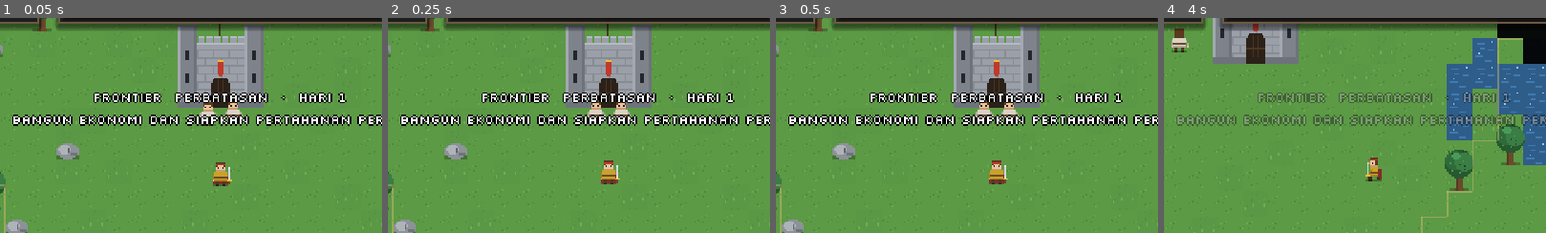
Above: before the commit, frames 1-4 (left to right).
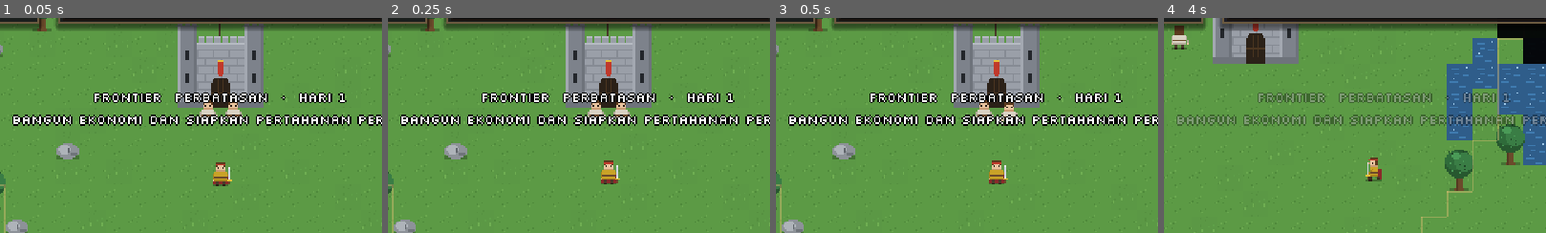
Above: after the commit, the same moments.

Repository: shimleabyte/hold-the-keep
Game: Godot game, scene res://scenes/main.tscn
The game is run twice, just before and just after one commit, with the same random seed, the same clock (stepped at 60 frames per second) and the same inputs.
Inputs (mouse positions are % of the whole screen's width and height, from its top left):
- Up to frame 1 (0.05 s): no input
- Up to frame 2 (0.25 s): no input
- Up to frame 3 (0.5 s): no input
- Up to frame 4 (4 s): tap Enter at 0.5 s; move the mouse to (72, 45) at 0.52 s; hold D (move_right) 0.53-1.28 s; tap C (ability_cleave) at 0.6 s; click (72, 45) at 0.67 s; tap Space at 0.77, 1.52, 3.02, 3.77 s; move the mouse to (30, 55) at 1.27 s; hold S (move_down) 1.28-2.03 s; tap Q (ability_dash) at 1.35 s; move the mouse to (60, 28) at 2.02 s; hold D (move_right) 2.03-2.78 s; tap V (ability_rally) at 2.1 s; move the mouse to (45, 70) at 2.77 s; hold W (move_up) 2.78-3.53 s; tap F (attack) at 2.85 s; click (45, 70) at 2.92 s; move the mouse to (80, 65) at 3.52 s; hold A (move_left) from 3.53 s (still down); hold E (interact) from 3.53 s (still down)
The pictures show only the part of the screen within x 21-71%, y 14-64%; the shares and areas given below are measured in that part.

The runs differ from the first frame. In frame 1, 0.1% of the frame differs, in the area x 52-57%, y 38-51%; in frame 2, nothing differs; in frame 3, 0.1%; in frame 4, 0.3%, in the area x 2-7%, y 3-16%.
Error before the commit: Parse Error: Cannot infer the type of "incoming_direction" variable because the value doesn't have a set type. (res://scripts/behaviors/shieldbearer_behavior.g…

Commit message:
Fix explicit vector types in Shieldbearer behavior tests

Diff:
--- a/scripts/behaviors/shieldbearer_behavior.gd
+++ b/scripts/behaviors/shieldbearer_behavior.gd
@@ -112,7 +112,7 @@
 func blocks_hit_from(source_position: Vector2) -> bool:
     if active_timer <= 0.0 or source_position == Vector2.ZERO:
         return false
-    var incoming_direction := (source_position - actor.global_position).normalized()
+    var incoming_direction: Vector2 = (source_position - actor.global_position).normalized()
     return incoming_direction.dot(brace_direction) >= front_dot_threshold
 
 
--- a/tests/shieldbearer_behavior.gd
+++ b/tests/shieldbearer_behavior.gd
@@ -48,7 +48,7 @@
 
     # A front hit is mitigated; side and rear attacks bypass the directional guard.
     var starting_hp: int = shield.hp
-    var front_source := shield.global_position + shield.shield_behavior.brace_direction * 32.0
+    var front_source: Vector2 = shield.global_position + shield.shield_behavior.brace_direction * 32.0
     assert(shield.shield_behavior.blocks_hit_from(front_source),
         "Only an impact inside the frontal brace arc should be blocked")
     assert(not shield.shield_behavior.blocks_hit_from(Vector2.ZERO),
